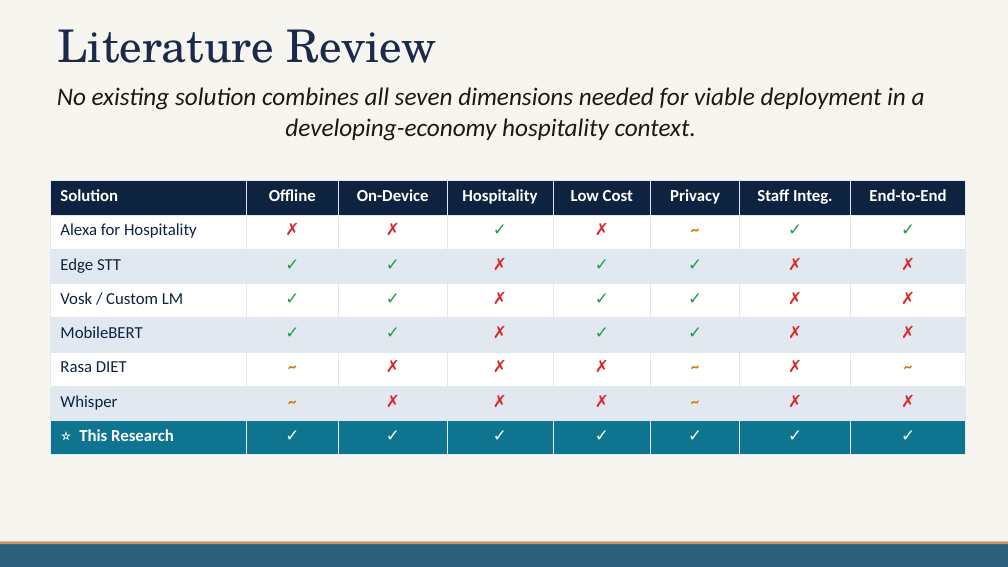
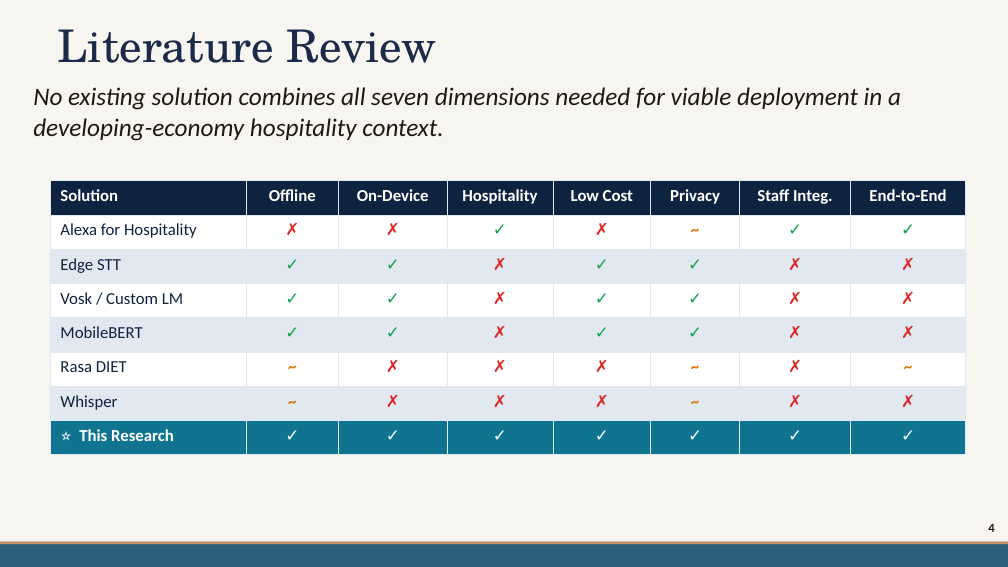
Before and after one commit to mdpw/msc-research, a slide deck: slide 4 of documents/Viva Presentation.pptx. Drawn at 1008x567 pixels with LibreOffice and Linux fonts; fonts in the diff are those of the drawing; background and template pictures are left out. Boxes give left, top, right and bottom in pixels: in the first picture for what was removed or moved away, otherwise in the second. Text is boxed around its words. In the diff, an @@ line names an element or a change of style, - is before the commit and + after.

```diff
--- a/documents/Viva Presentation.pptx
+++ b/documents/Viva Presentation.pptx
@@ text "No existing solution combines all ..." at <box>33,87,901,141</box>: alignment centre to left @@
@@ page number added at <box>988,524,994,532</box>, 12 pt, text #201C11, bold @@
+4
```
Also in this commit, not shown: 19 other slides changed, 1 slide removed.
